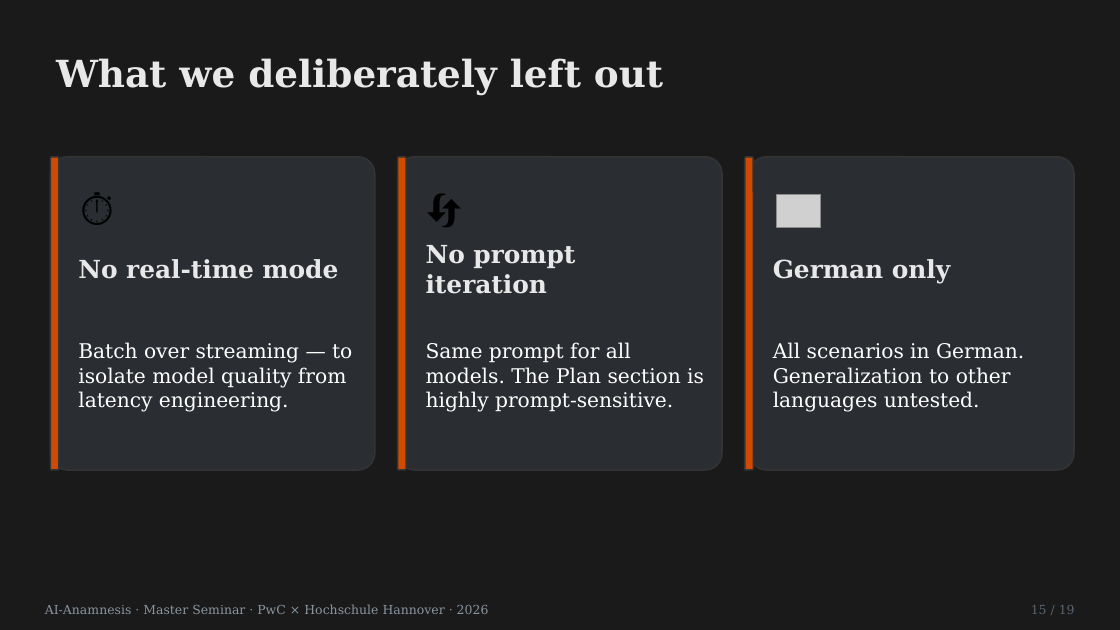
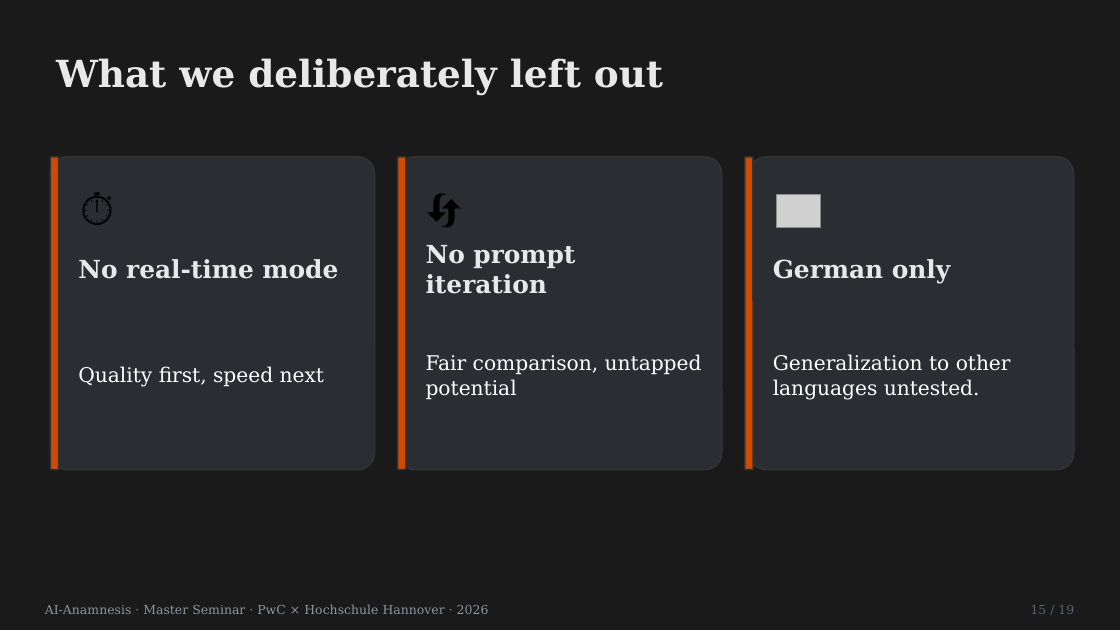
Before and after one commit to LeonardNid/Seminar_Anamnese, a slide deck: slide 17 of Präsi/AI_Anamnesis.pptx. Drawn at 1120x630 pixels with LibreOffice and Linux fonts; fonts in the diff are those of the drawing; grey boxes stand for pictures. Boxes give left, top, right and bottom in pixels: in the first picture for what was removed or moved away, otherwise in the second. Text is boxed around its words. In the diff, an @@ line names an element or a change of style, - is before the commit and + after.

```diff
--- a/Präsi/AI_Anamnesis.pptx
+++ b/Präsi/AI_Anamnesis.pptx
@@ text at [426, 354, 702, 400]: text changed @@
-Same prompt for all models. The Plan section is highly prompt-sensitive.
+Fair comparison, untapped potential
@@ text at [773, 354, 1011, 400]: text changed @@
-All scenarios in German. Generalization to other languages untested.
+Generalization to other languages untested.
@@ text at [78, 366, 324, 387]: text changed @@
-Batch over streaming — to isolate model quality from latency engineering.
+Quality first, speed next
```
Also in this commit, not shown: 8 other slides changed, 5 other files.
